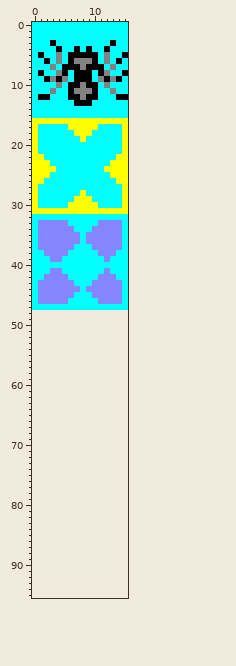
Edited in one commit: sprite sheet (gfx/sprites.png). Above: the version before the commit.
The file is 16x48 pixels. The old version is drawn lined up with the new one, on the new canvas.
And afterwards:
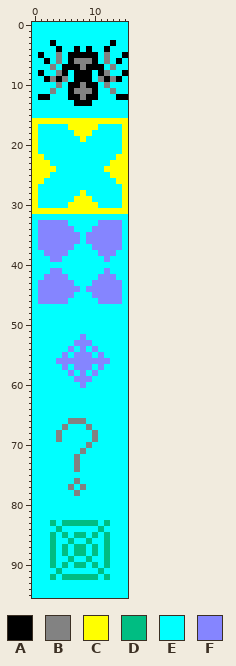
Palette (. is transparent): A #000000  B #828282  C #ffff00  D #00bd82  E #00ffff  F #8585ff
The exact change:
canvas 16x48 -> 16x96
@@ x 0..15 @@
 47 EEEEEEEEEEEEEEEE
-48 ................
-49 ................
-50 ................
-51 ................
-52 ................
-53 ................
-54 ................
-55 ................
-56 ................
-57 ................
-58 ................
-59 ................
-60 ................
-61 ................
-62 ................
-63 ................
-64 ................
-65 ................
-66 ................
-67 ................
-68 ................
-69 ................
-70 ................
-71 ................
-72 ................
-73 ................
-74 ................
-75 ................
-76 ................
-77 ................
-78 ................
-79 ................
-80 ................
-81 ................
-82 ................
-83 ................
-84 ................
-85 ................
-86 ................
-87 ................
-88 ................
-89 ................
-90 ................
-91 ................
-92 ................
-93 ................
-94 ................
-95 ................
+48 EEEEEEEEEEEEEEEE
+49 EEEEEEEEEEEEEEEE
+50 EEEEEEEEEEEEEEEE
+51 EEEEEEEEEEEEEEEE
+52 EEEEEEEEFEEEEEEE
+53 EEEEEEEFFFEEEEEE
+54 EEEEEEFEFEFEEEEE
+55 EEEEEFEFFFEFEEEE
+56 EEEEFFFFFFFFFEEE
+57 EEEEEFEFFFEFEEEE
+58 EEEEEEFEFEFEEEEE
+59 EEEEEEEFFFEEEEEE
+60 EEEEEEEEFEEEEEEE
+61 EEEEEEEEEEEEEEEE
+62 EEEEEEEEEEEEEEEE
+63 EEEEEEEEEEEEEEEE
+64 EEEEEEEEEEEEEEEE
+65 EEEEEEEEEEEEEEEE
+66 EEEEEEBBBEEEEEEE
+67 EEEEEBEEEBEEEEEE
+68 EEEEBEEEEEBEEEEE
+69 EEEEBEEEEEBEEEEE
+70 EEEEEEEEEBEEEEEE
+71 EEEEEEEEBEEEEEEE
+72 EEEEEEEBEEEEEEEE
+73 EEEEEEEBEEEEEEEE
+74 EEEEEEEBEEEEEEEE
+75 EEEEEEEEEEEEEEEE
+76 EEEEEEEBEEEEEEEE
+77 EEEEEEBEBEEEEEEE
+78 EEEEEEEBEEEEEEEE
+79 EEEEEEEEEEEEEEEE
+80 EEEEEEEEEEEEEEEE
+81 EEEEEEEEEEEEEEEE
+82 EEEEEEEEEEEEEEEE
+83 EEEDEDDDDDDEDEEE
+84 EEEEDEEEEEEDEEEE
+85 EEEDEDEDDEDEDEEE
+86 EEEDEEDEEDEEDEEE
+87 EEEDEDEDDEDEDEEE
+88 EEEDEDEDDEDEDEEE
+89 EEEDEEDEEDEEDEEE
+90 EEEDEDEDDEDEDEEE
+91 EEEEDEEEEEEDEEEE
+92 EEEDEDDDDDDEDEEE
+93 EEEEEEEEEEEEEEEE
+94 EEEEEEEEEEEEEEEE
+95 EEEEEEEEEEEEEEEE
